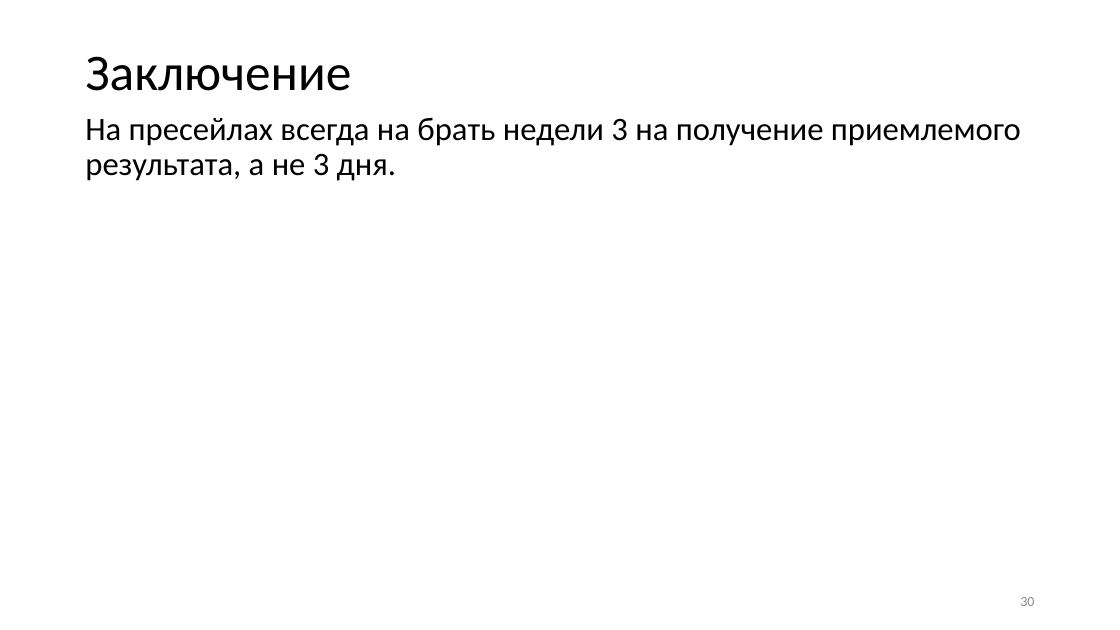
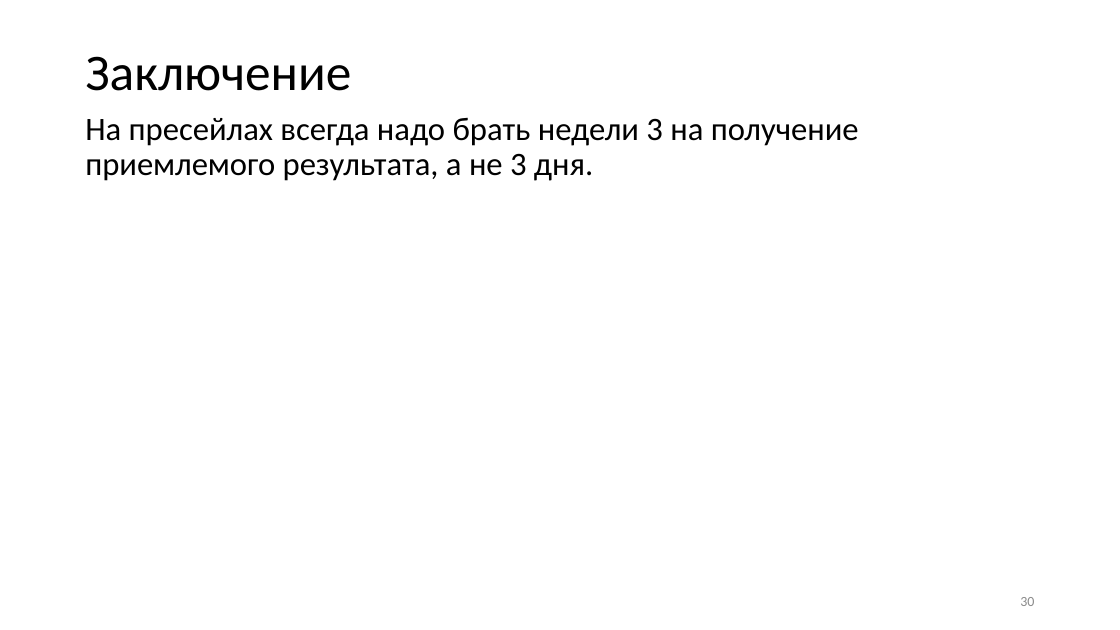
Before and after one commit to alexey-x/ScheduleOpti, a slide deck: slide 30 of presentation/ScheduleOpti.pptx. Drawn at 1120x630 pixels with LibreOffice and Linux fonts; fonts in the diff are those of the drawing. Boxes give left, top, right and bottom in pixels: in the first picture for what was removed or moved away, otherwise in the second. Text is boxed around its words. In the diff, an @@ line names an element or a change of style, - is before the commit and + after.

Commit message:
Correction to slides

```diff
--- a/presentation/ScheduleOpti.pptx
+++ b/presentation/ScheduleOpti.pptx
@@ text at [85,118,859,181]: text changed @@
-На пресейлах всегда на брать недели 3 на получение приемлемого результата, а не 3 дня.
+На пресейлах всегда надо брать недели 3 на получение приемлемого результата, а не 3 дня.
```
